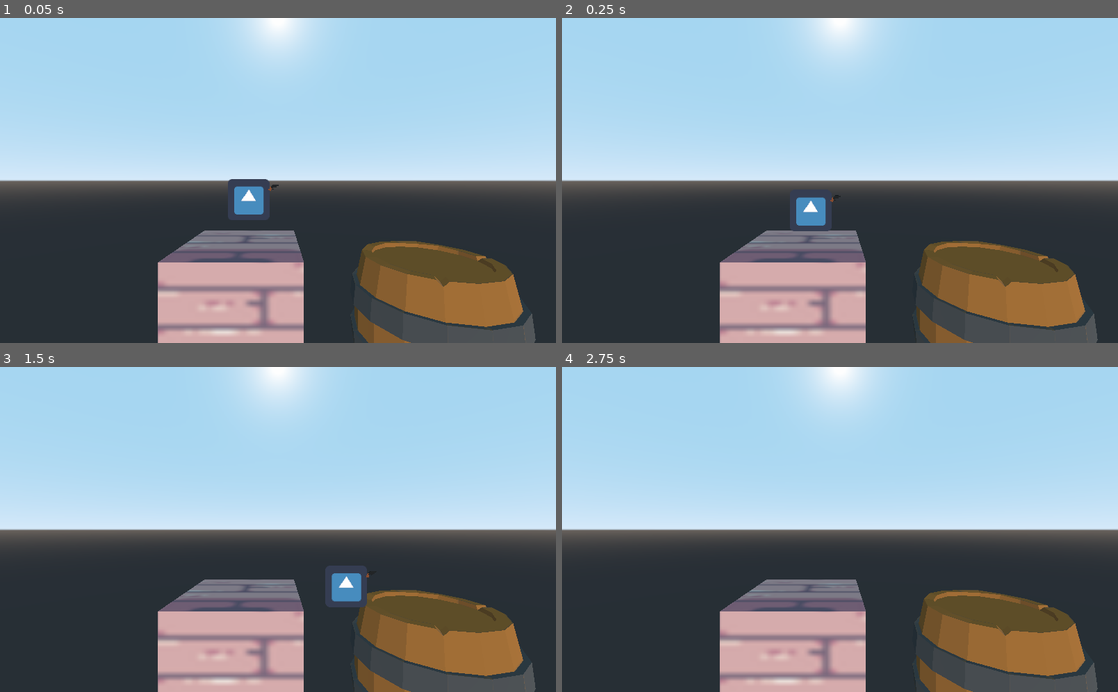
Above: before the commit, frames 1-4 (two rows, left to right).
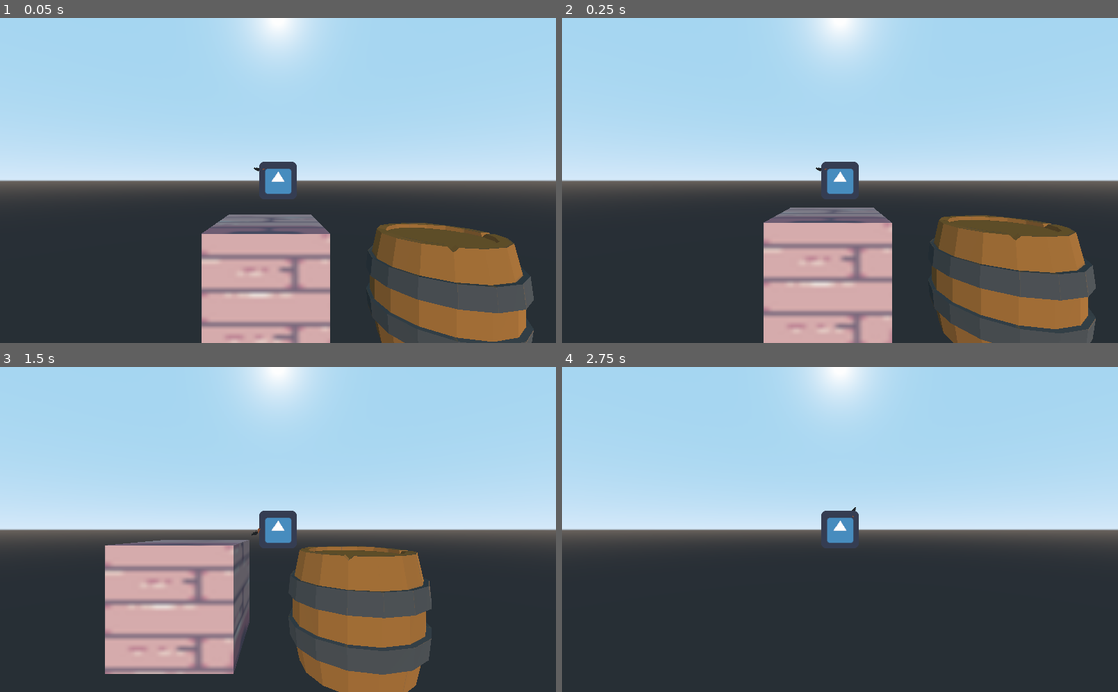
Above: after the commit, the same moments.

Repository: malva28/gun_dash_game
Game: Godot game, scene res://scenes/main.tscn
Same seed, same stepped clock (60 frames per second), same inputs: the game is played once before the commit and once after it. The engine's default icon, where the game draws it, is replaced by a stand-in: a white triangle on a blue panel in a dark square.
Inputs (mouse positions are in pixels of both pictures, inside the frame that each line leads up to):
- Up to frame 1 (0.05 s): no input
- Up to frame 2 (0.25 s): no input
- Up to frame 3 (1.5 s): move the mouse to (400, 513) at 0.52 s; hold D (move_right) 0.53-1.28 s; tap Space (jump) at 0.77 s; move the mouse to (166, 545) at 1.27 s; hold A (move_left) from 1.28 s (still down)
- Up to frame 4 (2.75 s): tap Space (jump) at 1.52 s; move the mouse to (895, 458) at 2.02 s; release A (move_left) at 2.03 s; hold D (move_right) from 2.03 s (still down)

The runs differ from the first frame. In frame 1, 17% of the frame differs, in the area x 28-97%, y 44-100%; in frame 2, 17%; in frame 3, 26%, in the area x 18-97%, y 44-100%; in frame 4, 17%.

Commit message:
Added rotation to gun relative to mouse position

Diff:
--- a/scenes/main.tscn
+++ b/scenes/main.tscn
@@ -1,9 +1,8 @@
-[gd_scene load_steps=8 format=2]
+[gd_scene load_steps=7 format=2]
 
 [ext_resource path="res://scenes/main_chara.tscn" type="PackedScene" id=1]
 [ext_resource path="res://assets/14-TileSets/tile_2.png" type="Texture" id=2]
 [ext_resource path="res://scenes/barrel.tscn" type="PackedScene" id=3]
-[ext_resource path="res://assets/gun/detective_b.obj" type="ArrayMesh" id=4]
 
 [sub_resource type="BoxShape" id=1]
 
@@ -16,8 +15,6 @@
 
 [node name="MainChara" parent="." instance=ExtResource( 1 )]
 transform = Transform( 1, 0, 0, 0, 1, 0, 0, 0, 1, -0.45245, -0.288546, -3.56935 )
-
-[node name="Camera" type="Camera" parent="."]
 
 [node name="DirectionalLight" type="DirectionalLight" parent="."]
 transform = Transform( 1, 0, 0, 0, 1, 0, 0, 0, 1, -4.15268, 2.45198, -0.637196 )
@@ -37,8 +34,3 @@
 
 [node name="barrel" parent="." instance=ExtResource( 3 )]
 transform = Transform( 1, 0, 0, 0, 1, 0, 0, 0, 1, 2.43976, -2.25417, -3.81467 )
-
-[node name="detective_b" type="MeshInstance" parent="."]
-transform = Transform( 1, 0, 0, 0, 1, 0, 0, 0, 1, 1.04992, 0.750908, -1.86931 )
-visible = false
-mesh = ExtResource( 4 )
--- a/scenes/main_chara.gd
+++ b/scenes/main_chara.gd
@@ -7,7 +7,10 @@
 const JUMP_SPEED = 2
 const GRAVITY = 0.1
 
+var z_distance = 4 # distancia de la camara a Z
+
 onready var arm = $arm
+onready var camera = $Camera
 
 # Declare member variables here. Examples:
 # var a = 2
@@ -26,12 +29,10 @@
 #	pass
 
 func _physics_process(delta):
-	pass
+	#time += delta
 	velocity = move_and_slide(velocity, Vector3(0,1,0))
 
 	var move_input = Input.get_axis("move_left", "move_right")
-
-
 
 	velocity.x = move_toward(velocity.x, move_input * SPEED, ACCELERATION * delta)
 
@@ -39,3 +40,12 @@
 
 	if is_on_floor() and Input.is_action_just_pressed("jump"):
 		velocity.y = +JUMP_SPEED
+
+	var mouse_pos_viewport = get_viewport().get_mouse_position()
+	var adjusted_pos = camera.project_position(mouse_pos_viewport, z_distance)
+
+	var mouse_pos = Vector2(adjusted_pos.x, adjusted_pos.y)
+	var chara_pos = Vector2(transform.origin.x, transform.origin.y)
+
+	var angle = (mouse_pos - chara_pos).angle()
+	arm.rotation = Vector3(0,0, angle)
--- a/scenes/main_chara.tscn
+++ b/scenes/main_chara.tscn
@@ -7,9 +7,6 @@
 [sub_resource type="CapsuleShape" id=1]
 radius = 0.279511
 height = 0.002
-
-[sub_resource type="BoxShape" id=2]
-extents = Vector3( 0.282815, 0.230943, 0.308615 )
 
 [node name="MainChara" type="KinematicBody"]
 axis_lock_motion_z = true
@@ -23,9 +20,11 @@
 [node name="Sprite3D" type="Sprite3D" parent="."]
 texture = ExtResource( 1 )
 
-[node name="arm" type="CollisionShape" parent="."]
-shape = SubResource( 2 )
+[node name="arm" type="Spatial" parent="."]
 
 [node name="MeshInstance" parent="arm" instance=ExtResource( 2 )]
-transform = Transform( -4.37114e-08, 0, 1, 0, 1, 0, -1, 0, -4.37114e-08, 0.344543, 0.194082, -0.00914454 )
+transform = Transform( -4.37114e-08, 0, 1, 0, 1, 0, -1, 0, -4.37114e-08, 0.344543, -0.00298125, -0.00914454 )
 skeleton = NodePath("../..")
+
+[node name="Camera" type="Camera" parent="."]
+transform = Transform( 1, 0, 0, 0, 1, 0, 0, 0, 1, 0, 0, 4 )
Not shown: 1 places in scenes/main_chara.tscn that only renumber resources
